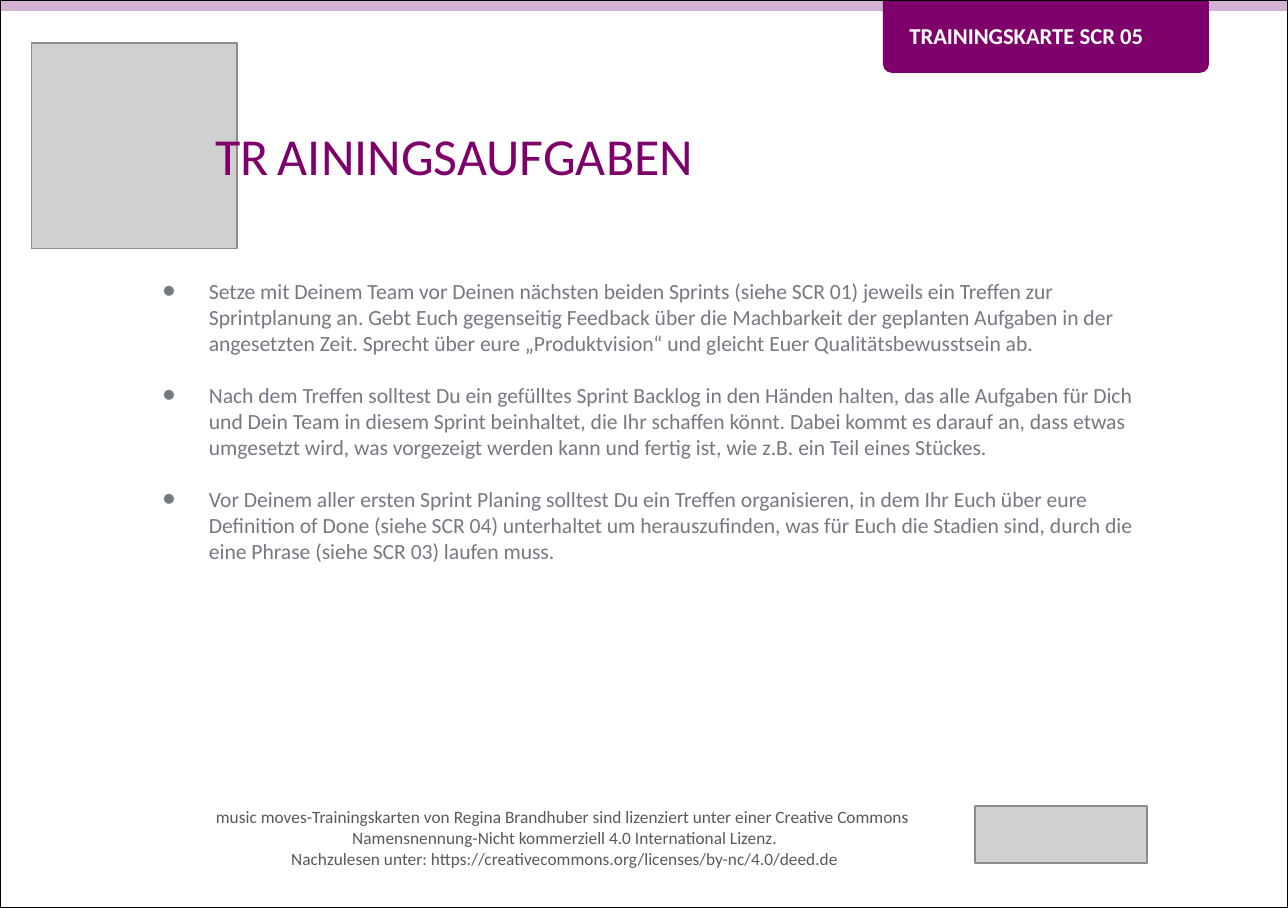
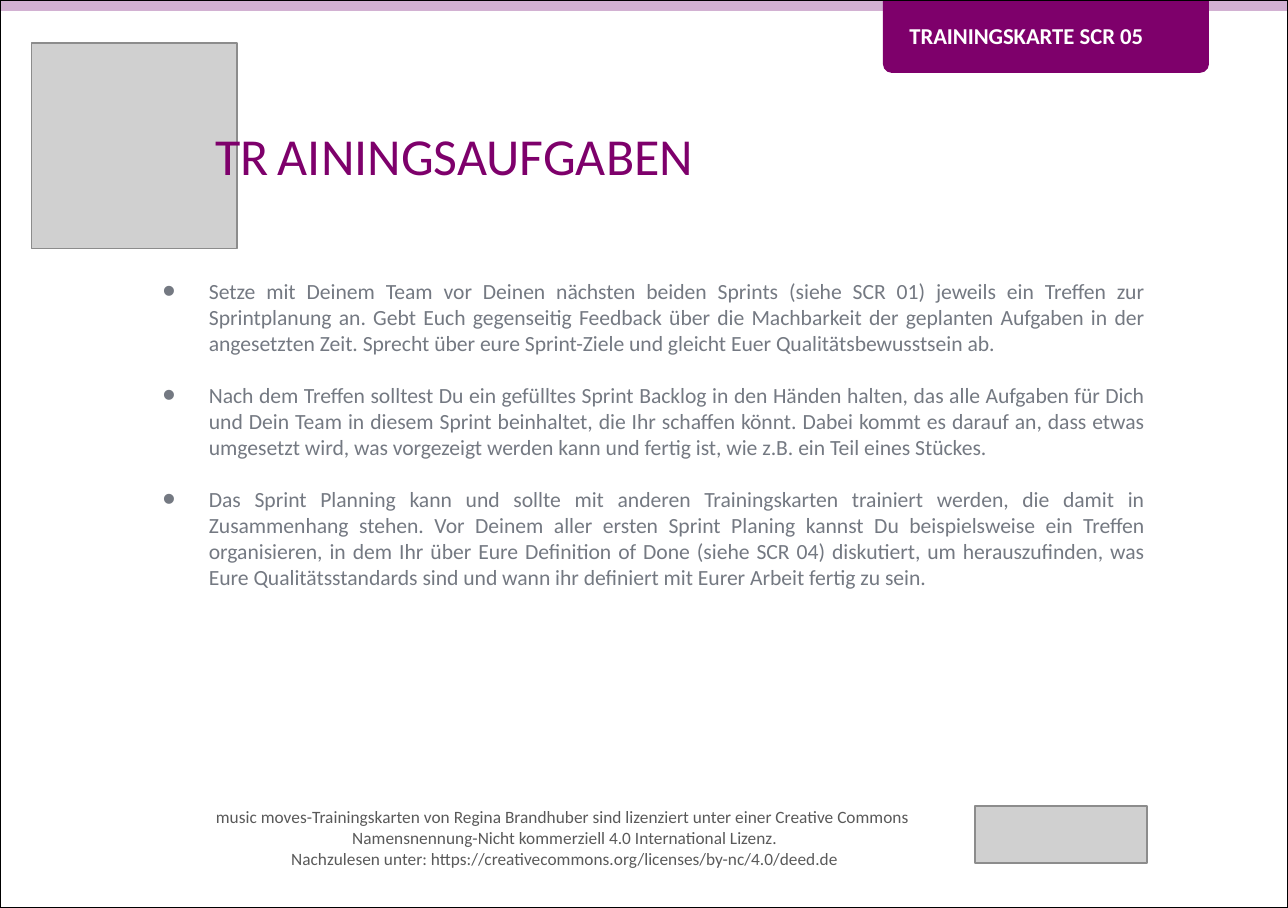
Before and after one commit to Teamtool/training-materials, a slide deck: slide 2 of training-cards/music moves/Scrum (SCR)/ger/apprentice/ger_SCR_05_Plan_Deinen_Sprint_MM_A.pptx. Drawn at 1288x908 pixels with LibreOffice and Linux fonts; fonts in the diff are those of the drawing; grey boxes stand for pictures. Boxes give left, top, right and bottom in pixels: in the first picture for what was removed or moved away, otherwise in the second. Text is boxed around its words. In the diff, an @@ line names an element or a change of style, - is before the commit and + after.

```diff
--- a/training-cards/music moves/Scrum (SCR)/ger/apprentice/ger_SCR_05_Plan_Deinen_Sprint_MM_A.pptx
+++ b/training-cards/music moves/Scrum (SCR)/ger/apprentice/ger_SCR_05_Plan_Deinen_Sprint_MM_A.pptx
@@ rectangle "Setze mit Deinem Team vor ...": place and size @@
-rectangle "Setze mit Deinem Team vor ..." at [148,269,1160,626]
+rectangle "Setze mit Deinem Team vor ..." at [148,269,1160,679]
@@ text in rectangle at [209,283,1145,355]: text changed @@
-• Setze mit Deinem Team vor Deinen nächsten beiden Sprints (siehe SCR 01) jeweils ein Treffen zur Sprintplanung an. Gebt Euch gegenseitig Feedback über die Machbarkeit der geplanten Aufgaben in der angesetzten Zeit. Sprecht über eure „Produktvision“ und gleicht Euer Qualitätsbewusstsein ab.
+• Setze mit Deinem Team vor Deinen nächsten beiden Sprints (siehe SCR 01) jeweils ein Treffen zur Sprintplanung an. Gebt Euch gegenseitig Feedback über die Machbarkeit der geplanten Aufgaben in der angesetzten Zeit. Sprecht über eure Sprint-Ziele und gleicht Euer Qualitätsbewusstsein ab.
@@ text in rectangle at [209,388,1144,459]: alignment left to justified @@
@@ text in rectangle at [209,492,1144,589]: text changed @@
-• Vor Deinem aller ersten Sprint Planing solltest Du ein Treffen organisieren, in dem Ihr Euch über eure Definition of Done (siehe SCR 04) unterhaltet um herauszufinden, was für Euch die Stadien sind, durch die eine Phrase (siehe SCR 03) laufen muss.
+• Das Sprint Planning kann und sollte mit anderen Trainingskarten trainiert werden, die damit in Zusammenhang stehen. Vor Deinem aller ersten Sprint Planing kannst Du beispielsweise ein Treffen organisieren, in dem Ihr über Eure Definition of Done (siehe SCR 04) diskutiert, um herauszufinden, was Eure Qualitätsstandards sind und wann ihr definiert mit Eurer Arbeit fertig zu sein.
```
Also in this commit, not shown: 1 other slide changed, 1 other file.
